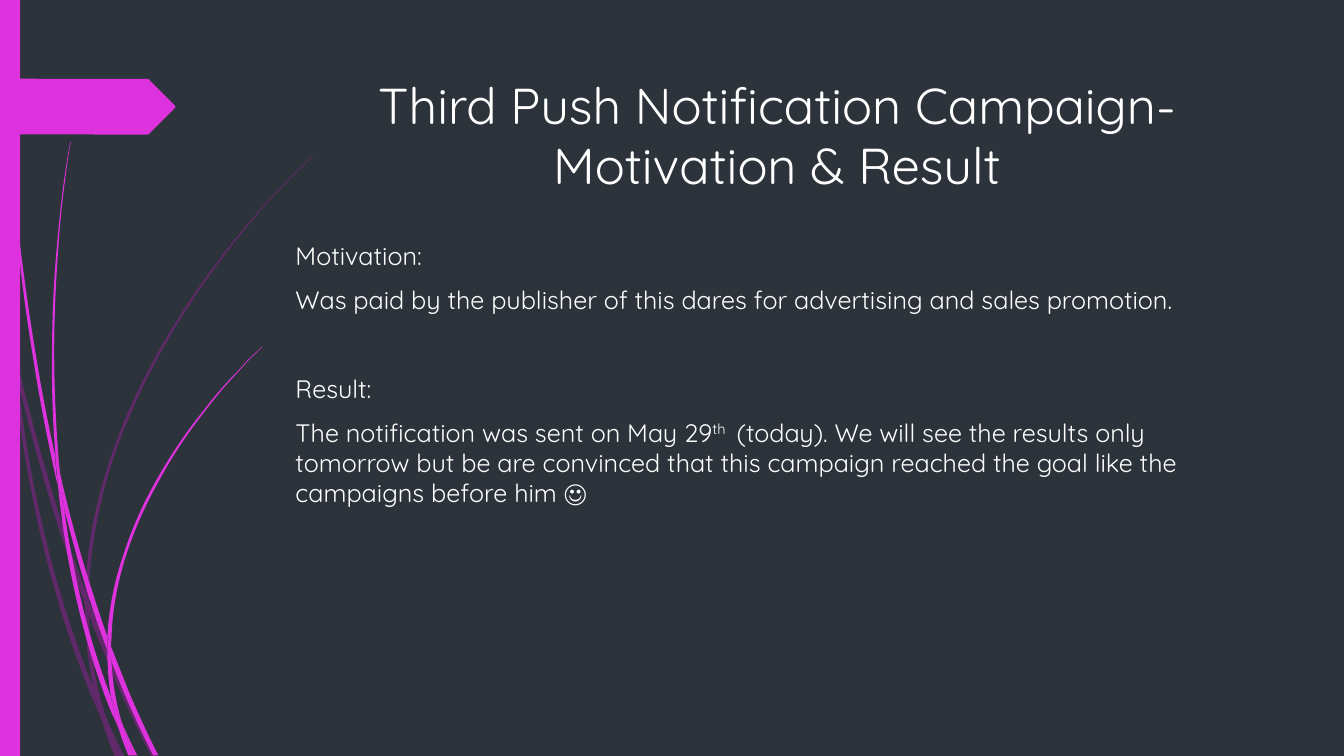
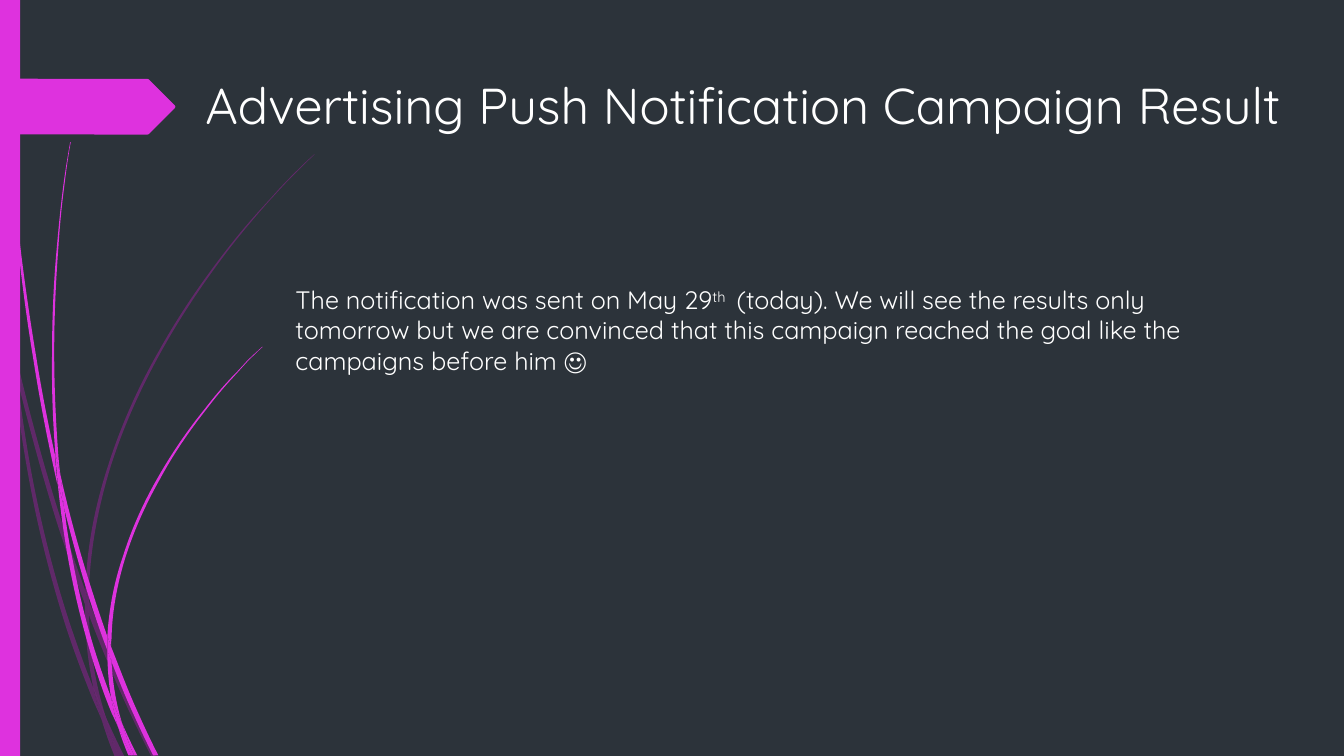
Before and after one commit to OlgaAbir/Ex02_Mobile, a slide deck: slide 7 of Marketing Presentation.pptx. Drawn at 1344x756 pixels with LibreOffice and Linux fonts; fonts in the diff are those of the drawing. Boxes give left, top, right and bottom in pixels: in the first picture for what was removed or moved away, otherwise in the second. Text is boxed around its words. In the diff, an @@ line names an element or a change of style, - is before the commit and + after.

Commit message:
updated presentation

```diff
--- a/Marketing Presentation.pptx
+++ b/Marketing Presentation.pptx
@@ title at (205, 86, 1280, 134): text changed @@
-Third Push Notification Campaign-
-Motivation & Result
+Advertising Push Notification Campaign Result
@@ text at (295, 290, 1181, 375): text changed @@
-Motivation:
-Was paid by the publisher of this dares for advertising and sales promotion.
-Result:
-The notification was sent on May 29th (today). We will see the results only tomorrow but be are convinced that this campaign reached the goal like the campaigns before him ☺
+The notification was sent on May 29th (today). We will see the results only tomorrow but we are convinced that this campaign reached the goal like the campaigns before him ☺
```
Also in this commit, not shown: 5 other slides changed.
